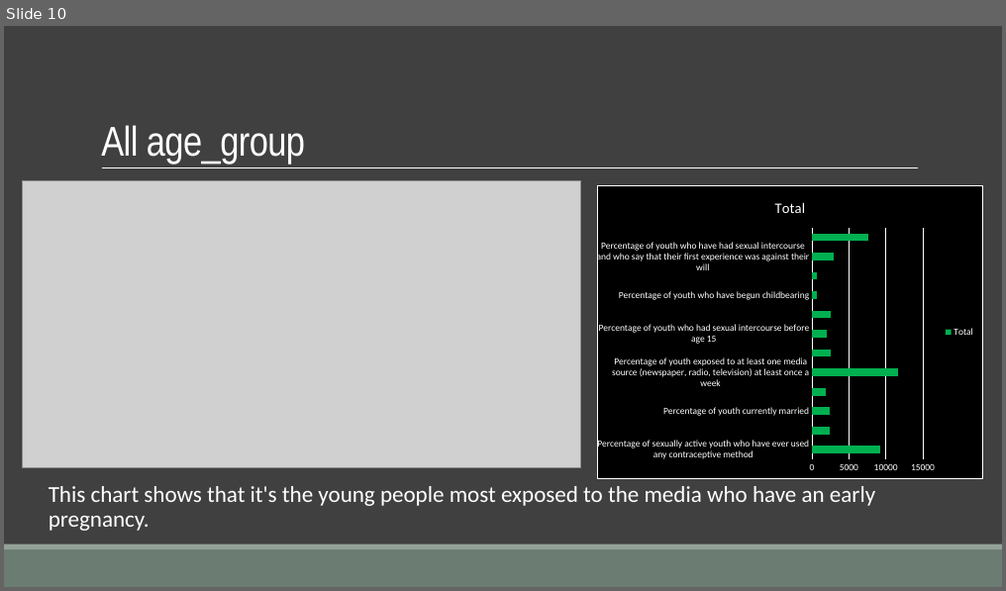
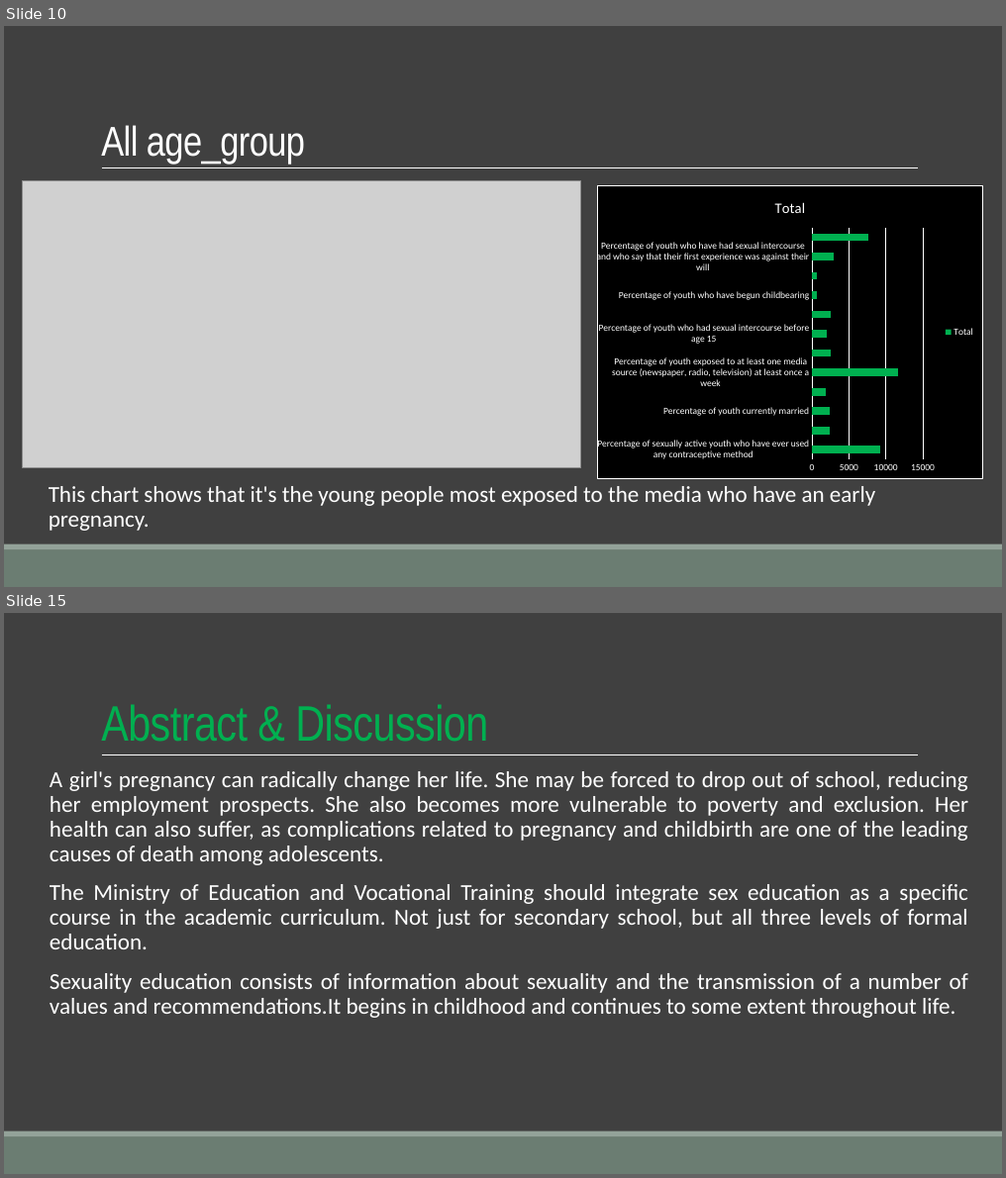
Before and after one commit to Maickery/Child_of_change, a slide deck: Result/Presentation.pptx. Shown one above the other, each under a label of ours: slide 10 before the commit, slides 10 and 15 after it; the slides between them are not shown. The pictures are 1006x591 and 1006x1178 pixels, drawn with LibreOffice and Linux fonts; fonts in the diff are those of the drawing; grey boxes stand for pictures. Boxes give left, top, right and bottom in pixels: in the first picture for what was removed or moved away, otherwise in the second. Text is boxed around its words. In the diff, an @@ line names an element or a change of style, - is before the commit and + after.

```diff
--- a/Result/Presentation.pptx
+++ b/Result/Presentation.pptx
@@ slide 15 added at box(4, 613, 1002, 1174), background #404040; not listed: 3 template elements that a slide beside it also shows @@
@@ title added at box(101, 704, 488, 742), 48 pt, text #00B050 @@
+Abstract & Discussion
@@ text added at box(50, 771, 968, 1018), 22 pt, text #FFFFFF @@
+  A girl's pregnancy can radically change her life. She may be forced to drop out of school, reducing her employment prospects. She also becomes more vulnerable to poverty and exclusion. Her health can also suffer, as complications related to pregnancy and childbirth are one of the leading causes of death among adolescents.
+  The Ministry of Education and Vocational Training should integrate sex education as a specific course in the academic curriculum. Not just for secondary school, but all three levels of formal education.
+  Sexuality education consists of information about sexuality and the transmission of a number of values and recommendations.It begins in childhood and continues to some extent throughout life.
```
Also in this commit, not shown: 2 slides changed, 4 other slides added, 2 slides removed, 4 other files.
